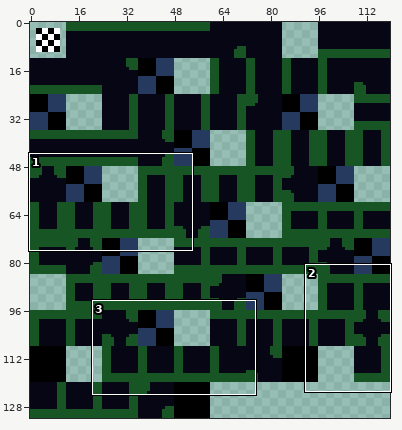
Edited in one commit: sprite sheet (tilesets/ts_library_foreground_3/output_tileset.png). Above, an overview of the earlier version with the close-up marked.
Close-up. Before the edit:
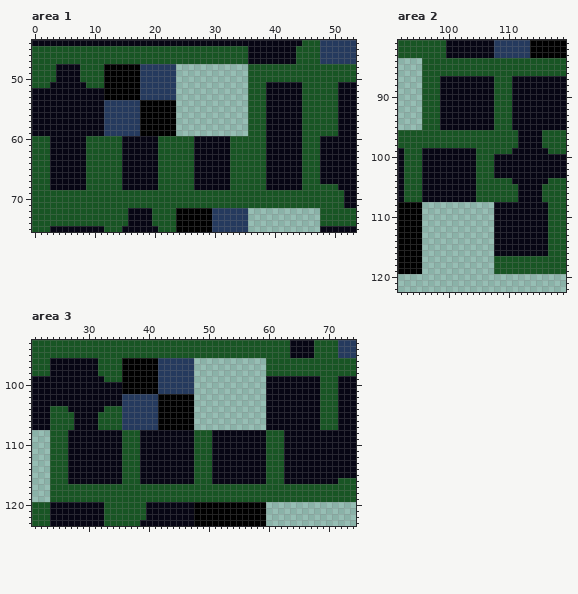
The file is 120x132 pixels. Shown: area 1: x 0..53, y 44..75; area 2: x 92..119, y 81..122; area 3: x 21..74, y 93..123. The commit also changed other parts of the picture, which this record leaves out.
After the commit:
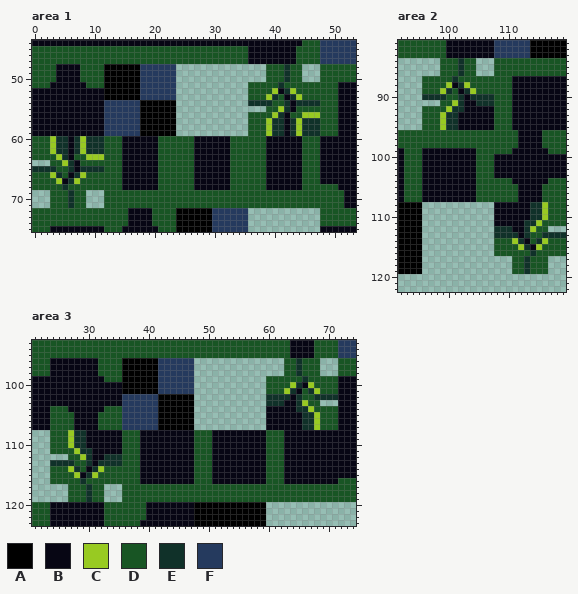
Palette (. is transparent): A #000000  B #070614  C #98ca22  D #185524  E #103129  F #253a5e
The edit:
Changed rows in their new state; - is an unchanged pixel.
Area 1:
first column x 0:
48 ------------------------------------...---E--...
49 ------------------------------------...---E--...
50 ------------------------------------...---E--...
51 ---------------------------------------DDEDDD---
52 ---------------------------------------DC-ECD---
53 ---------------------------------------CED-EC---
54 ------------------------------------EEEEDDE-EEEE
55 ------------------------------------...DDCE-D---
56 ---------------------------------------DCE-DDCCC
57 ---------------------------------------CEE-ECEEE
58 ---------------------------------------CEE-ECEEE
59 ---------------------------------------CEE-ECEEE
60 ---CEE-ECEEE------------------------------------
61 ---CEE-ECEEE------------------------------------
62 ---CEE-ECEEE------------------------------------
63 ---DCE-DDCCC------------------------------------
64 ...DDCE-D---------------------------------------
65 EEEEDDE-EEEE------------------------------------
66 ---CED-EC---------------------------------------
67 ---DC-ECD---------------------------------------
68 ---DDEDDD---------------------------------------
69 ...---E--...------------------------------------
70 ...---E--...------------------------------------
71 ...---E--...------------------------------------
Area 2:
first column x 96:
 84 ...---E--...
 85 ...---E--...
 86 ...---E--...
 87 ---DDEDDDDDD
 88 ---DC-ECDDDD
 89 ---CED-ECDDD
 90 EEEEDDE-EEEE
 91 ...DDCE--EEE
 92 ---DCEE-----
 93 ---CEE------
 94 ---CEE------
 95 ---CEE------
first column x 108:
108 ------EEC---
109 ------EEC---
110 ------EEC---
111 -----EECD---
112 EEE--ECDD...
113 EEEE-EDDEEEE
114 DDDCE-DEC---
115 DDDDCE-CD---
116 DDDDDDEDD---
117 ...--E---...
118 ...--E---...
119 ...--E---...
Area 3:
first column x 24:
 96 ------------------------------------...--E---...
 97 ------------------------------------...--E---...
 98 ------------------------------------...--E---...
 99 ------------------------------------DDDDDDEDD---
100 ------------------------------------DDDDCE-CD---
101 ------------------------------------DDDCE-DEC---
102 ------------------------------------EEEE-EDDEEEE
103 ------------------------------------EEE--ECDD...
104 -----------------------------------------EECD---
105 ------------------------------------------EEC---
106 ------------------------------------------EEC---
107 ------------------------------------------EEC---
108 ---CEE------------------------------------------
109 ---CEE------------------------------------------
110 ---CEE------------------------------------------
111 ---DCEE-----------------------------------------
112 ...DDCE--EEE------------------------------------
113 EEEEDDE-EEEE------------------------------------
114 ---CED-ECDDD------------------------------------
115 ---DC-ECDDDD------------------------------------
116 ---DDEDDDDDD------------------------------------
117 ...---E--...------------------------------------
118 ...---E--...------------------------------------
119 ...---E--...------------------------------------
